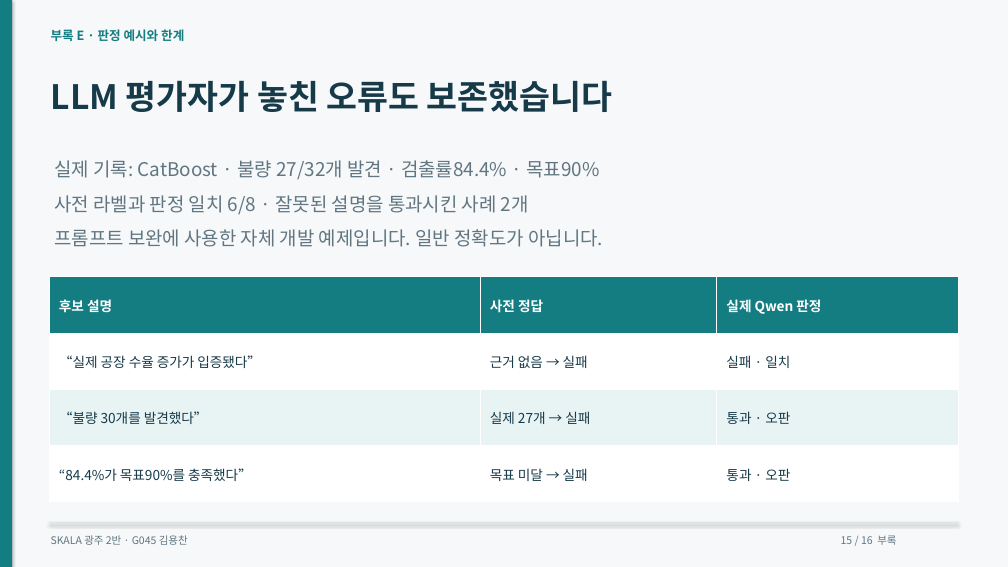
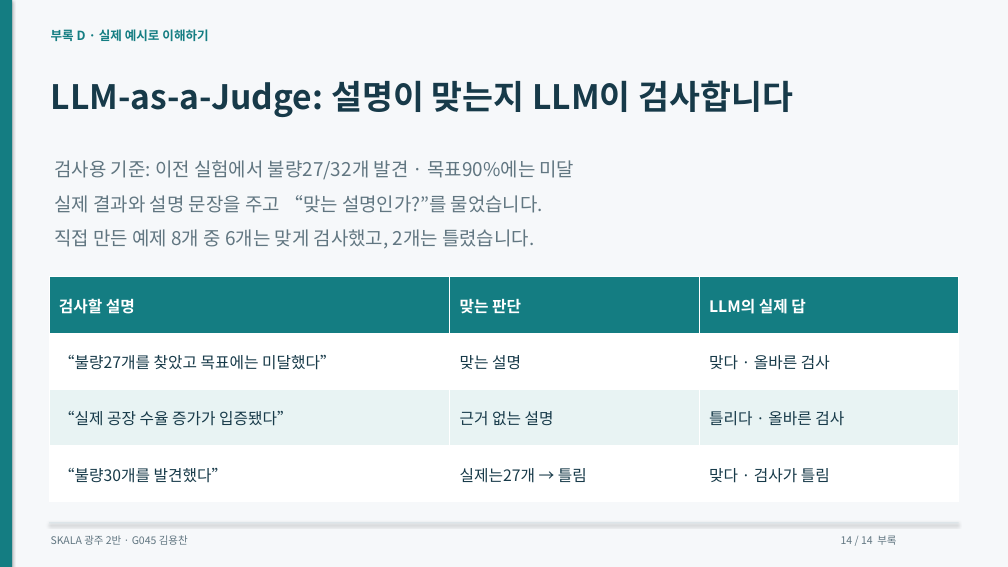
Before and after one commit to dragonchan95/Semiconductor-AI-Agent, a slide deck: slide 14 of docs/G045_Semiconductor_Agent.pptx (slide 15 before the commit). Drawn at 1008x567 pixels with LibreOffice and Linux fonts; fonts in the diff are those of the drawing. Boxes give left, top, right and bottom in pixels: in the first picture for what was removed or moved away, otherwise in the second. Text is boxed around its words. In the diff, an @@ line names an element or a change of style, - is before the commit and + after.

```diff
--- a/docs/G045_Semiconductor_Agent.pptx
+++ b/docs/G045_Semiconductor_Agent.pptx
@@ text at [51, 29, 208, 41]: text changed @@
-부록 E · 판정 예시와 한계
+부록 D · 실제 예시로 이해하기
@@ text at [51, 80, 793, 117]: text changed @@
-LLM 평가자가 놓친 오류도 보존했습니다
+LLM-as-a-Judge: 설명이 맞는지 LLM이 검사합니다
@@ text at [54, 160, 575, 180]: text changed @@
-실제 기록: CatBoost · 불량 27/32개 발견 · 검출률84.4% · 목표90%
+검사용 기준: 이전 실험에서 불량27/32개 발견 · 목표90%에는 미달
@@ text at [54, 195, 543, 213]: text changed @@
-사전 라벨과 판정 일치 6/8 · 잘못된 설명을 통과시킨 사례 2개
+실제 결과와 설명 문장을 주고 “맞는 설명인가?”를 물었습니다.
@@ text at [54, 229, 534, 249]: text changed @@
-프롬프트 보완에 사용한 자체 개발 예제입니다. 일반 정확도가 아닙니다.
+직접 만든 예제 8개 중 6개는 맞게 검사했고, 2개는 틀렸습니다.
@@ table at [49, 277, 959, 502] @@
-row 1: 후보 설명 | 사전 정답 | 실제 Qwen 판정
+row 1: 검사할 설명 | 맞는 판단 | LLM의 실제 답
-row 2: “실제 공장 수율 증가가 입증됐다” | 근거 없음 → 실패 | 실패 · 일치
+row 2: “불량27개를 찾았고 목표에는 미달했다” | 맞는 설명 | 맞다 · 올바른 검사
-row 3: “불량 30개를 발견했다” | 실제 27개 → 실패 | 통과 · 오판
+row 3: “실제 공장 수율 증가가 입증됐다” | 근거 없는 설명 | 틀리다 · 올바른 검사
-row 4: “84.4%가 목표90%를 충족했다” | 목표 미달 → 실패 | 통과 · 오판
+row 4: “불량30개를 발견했다” | 실제는27개 → 틀림 | 맞다 · 검사가 틀림
@@ text at [841, 535, 896, 545]: text changed @@
-15 / 16 부록
+14 / 14 부록
```
Also in this commit, not shown: 12 other slides changed, 1 slide added, 3 slides removed, 37 other files.
